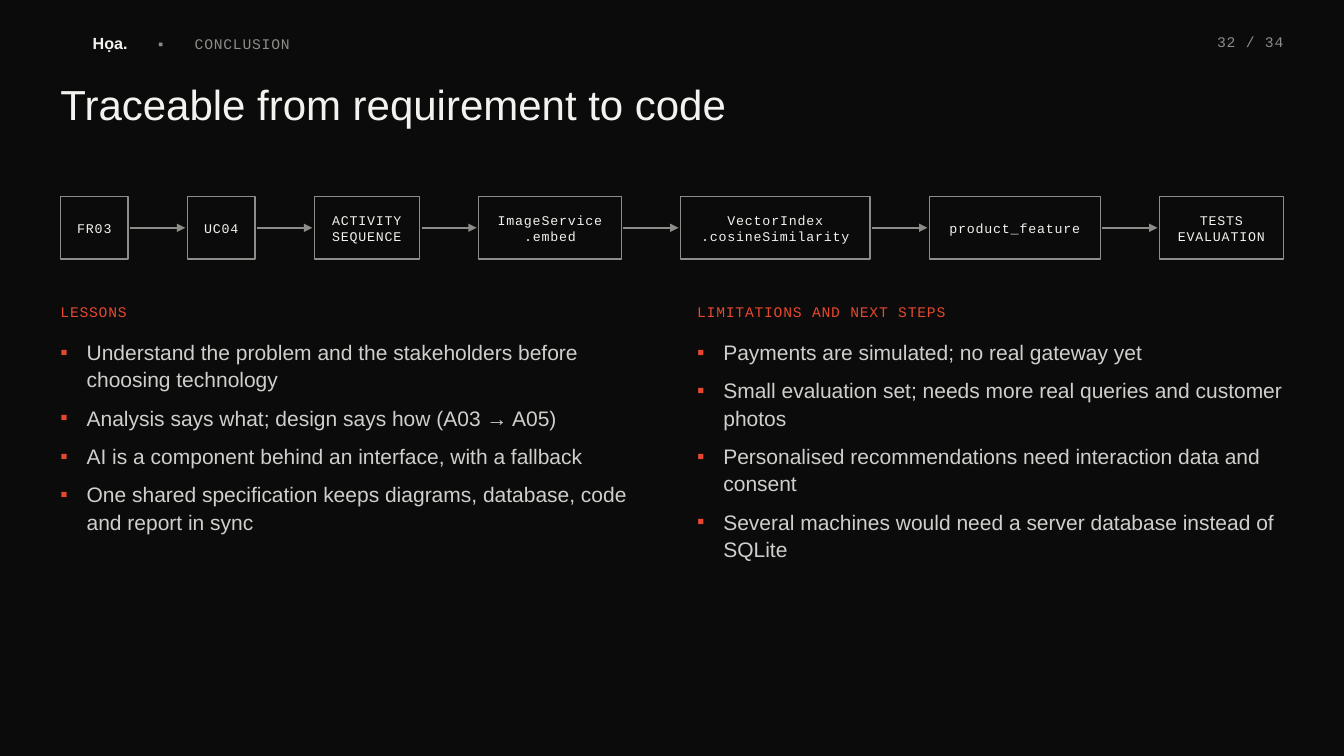
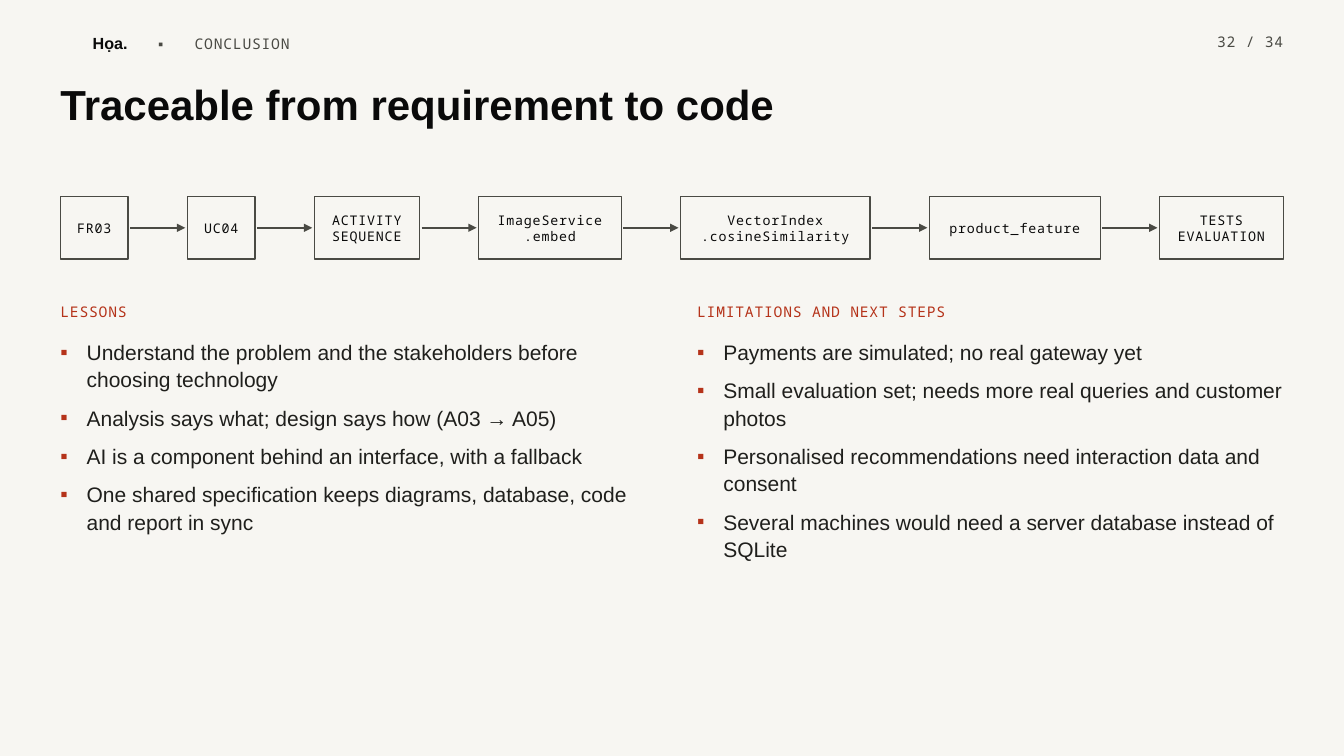
Before and after one commit to scalliontor/Hoa, a slide deck: slide 32 of slides/thuyettrinh_Hoa.pptx. Drawn at 1344x756 pixels with LibreOffice and Linux fonts; fonts in the diff are those of the drawing; background and template pictures are left out. Boxes give left, top, right and bottom in pixels: in the first picture for what was removed or moved away, otherwise in the second. Text is boxed around its words. In the diff, an @@ line names an element or a change of style, - is before the commit and + after.

```diff
--- a/slides/thuyettrinh_Hoa.pptx
+++ b/slides/thuyettrinh_Hoa.pptx
@@ background #0B0B0B to #F7F6F2 @@
@@ text "Họa. ▪ CONCLUSION" at [93, 38, 290, 52]: font Courier New to Noto Sans Mono, text colour #8C8C88 to #4A4A44 in "▪ CONCLUSION"; text colour #F2F2EE to #0A0A0A in "Họa." @@
@@ text "32 / 34" at [1217, 36, 1283, 47]: font Courier New to Noto Sans Mono, text colour #8C8C88 to #4A4A44 @@
@@ text "Traceable from requirement to code" at [60, 89, 774, 129]: text colour #F2F2EE to #0A0A0A, bold on @@
@@ font Courier New to Noto Sans Mono, text colour #F2F2EE to #0A0A0A in 7 elements at [77, 223, 111, 233], [204, 223, 238, 233], [332, 215, 401, 244], [498, 215, 602, 241], [701, 215, 849, 245], [949, 223, 1080, 236], [1178, 215, 1265, 241] @@
@@ outline #8C8C88 1 pt to #4A4A44 1 pt in 7 elements at [60, 197, 128, 259], [188, 197, 255, 259], [315, 197, 419, 259], [479, 197, 622, 259], [681, 197, 870, 259], [930, 197, 1101, 259], [1159, 197, 1284, 259] @@
@@ arrow (130, 228) - (186, 228): stroke #8C8C88 1.25 pt to #4A4A44 1.25 pt @@
@@ arrow (257, 228) - (313, 228): stroke #8C8C88 1.25 pt to #4A4A44 1.25 pt @@
@@ arrow (421, 228) - (477, 228): stroke #8C8C88 1.25 pt to #4A4A44 1.25 pt @@
@@ arrow (624, 228) - (679, 228): stroke #8C8C88 1.25 pt to #4A4A44 1.25 pt @@
@@ arrow (872, 228) - (928, 228): stroke #8C8C88 1.25 pt to #4A4A44 1.25 pt @@
@@ arrow (1103, 228) - (1157, 228): stroke #8C8C88 1.25 pt to #4A4A44 1.25 pt @@
@@ text "LESSONS" at [60, 306, 126, 317]: font Courier New to Noto Sans Mono, text colour #E5482E to #B5331A @@
@@ text "LIMITATIONS AND NEXT STEPS" at [697, 306, 945, 317]: font Courier New to Noto Sans Mono, text colour #E5482E to #B5331A @@
@@ text "Understand the problem and the ..." at [87, 344, 626, 534]: text colour #CFCFCB to #1F1F1C; bullet colour #E5482E to #B5331A @@
@@ text "Payments are simulated; no real ..." at [723, 344, 1282, 561]: text colour #CFCFCB to #1F1F1C; bullet colour #E5482E to #B5331A @@
```
Also in this commit, not shown: 33 other slides changed, 4 other files.
